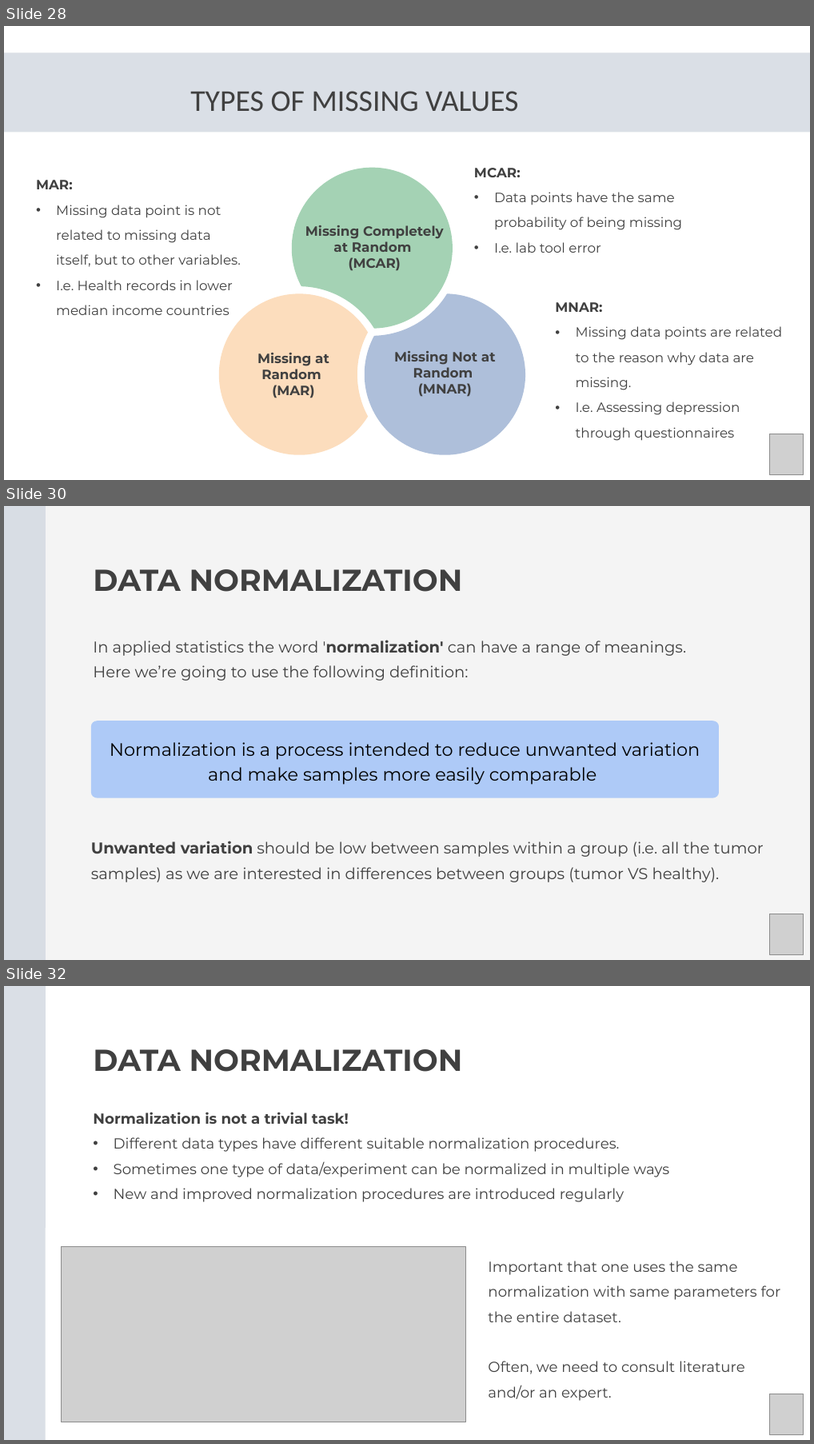
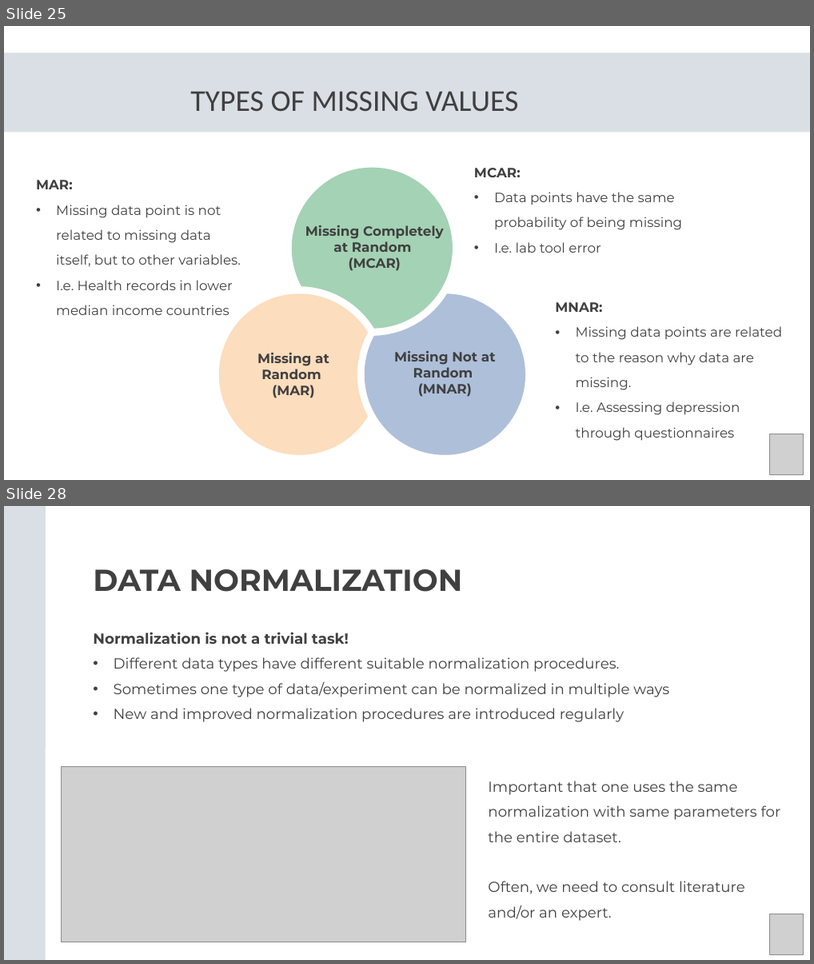
Before and after one commit to Center-for-Health-Data-Science/Foundations-of-Health-Data-Science, a slide deck: Slides/FHDS_Exploratory_Data_Analysis_Part2.pptx. Shown one above the other, each under a label of ours: slides 28, 30 and 32 before the commit, slides 25 and 28 after it; the slides between them are not shown. The pictures are 814x1444 and 814x964 pixels, drawn with LibreOffice and Linux fonts; fonts in the diff are those of the drawing; grey boxes stand for pictures. Boxes give left, top, right and bottom in pixels: in the first picture for what was removed or moved away, otherwise in the second. Text is boxed around its words. In the diff, an @@ line names an element or a change of style, - is before the commit and + after.

```diff
--- a/Slides/FHDS_Exploratory_Data_Analysis_Part2.pptx
+++ b/Slides/FHDS_Exploratory_Data_Analysis_Part2.pptx
@@ slide 30 removed at (x1=4, y1=506, x2=810, y2=960), background #F4F4F4 @@
@@ freeform shape removed at (x1=4, y1=506, x2=46, y2=960) @@
@@ text removed at (x1=93, y1=569, x2=463, y2=592) @@
-DATA NORMALIZATION
@@ text removed at (x1=93, y1=640, x2=686, y2=680) @@
-In applied statistics the word 'normalization' can have a range of meanings.
-Here we’re going to use the following definition:
@@ freeform shape removed at (x1=91, y1=720, x2=719, y2=797) @@
@@ text removed at (x1=110, y1=742, x2=700, y2=784) @@
-Normalization is a process intended to reduce unwanted variation and make samples more easily comparable
@@ text removed at (x1=91, y1=840, x2=764, y2=882) @@
-Unwanted variation should be low between samples within a group (i.e. all the tumor samples) as we are interested in differences between groups (tumor VS healthy).
@@ picture removed at (x1=770, y1=914, x2=803, y2=954) @@
@@ what was slide 28 is now slide 25 @@
@@ what was slide 32 is now slide 28 @@
```
Also in this commit, not shown: 4 slides changed, 3 slides added, 6 other slides removed, 2 other files.
